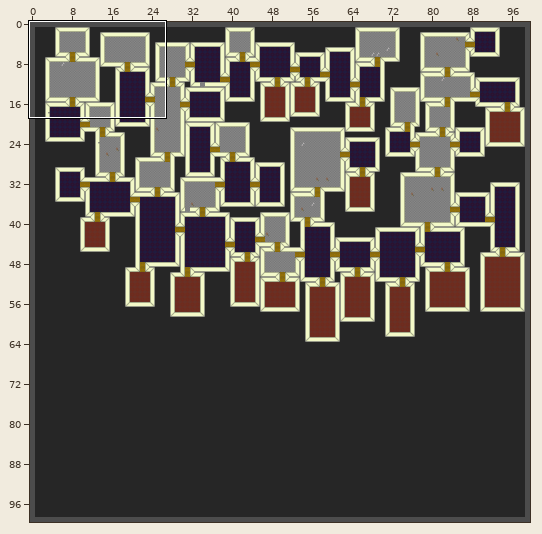
A Tiled map gets an edit: desktop/Maps/test.tmx. The picture above shows the old version from afar; the outline marks the close-up.
Close-up. Before:
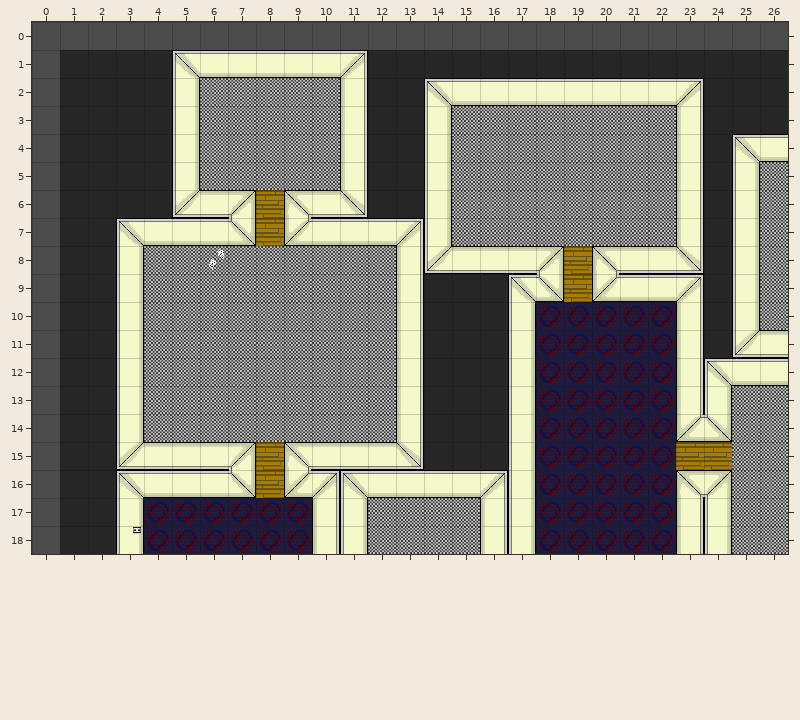
Cells are 32x32 px. Shown: x 0..26, y 0..18. The commit also changed other parts of the map, which this record leaves out.
The result:
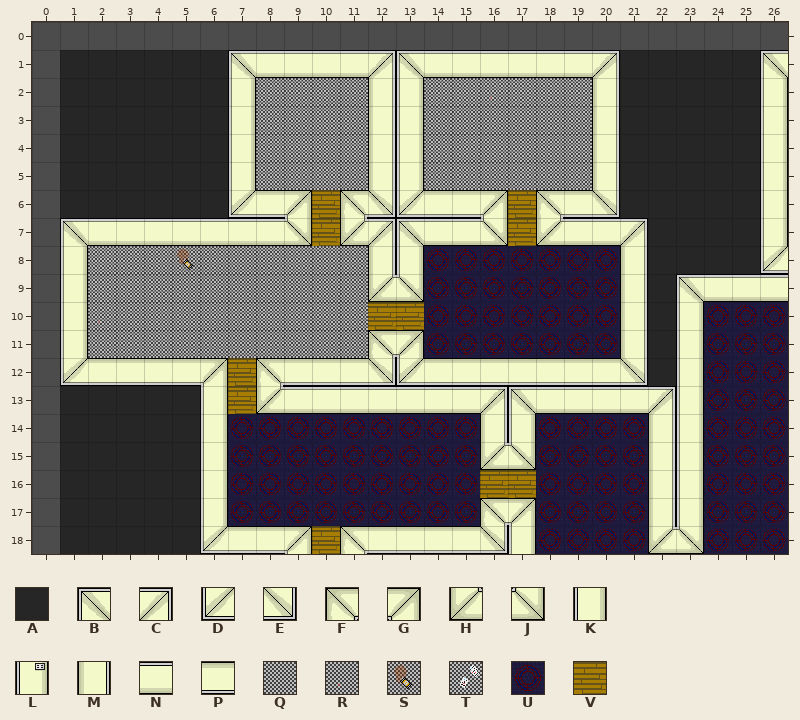
Key: from "Office01": A 0, B 2, C 3, D 4, E 5, F 6, G 7, H 8, J 9, K 10, L 11, M 20, N 30, P 40, Q 50, R 51, S 52, T 54, U 60, V 99.
_ is an empty cell.
Tiles replaced or removed in this view: A, B, C, D, E, F, G, H, J, K, L, M, N, P, Q, R, T, U, V.
Change:
Changed rows in their new state; . is an unchanged cell.
Layer "tileLayer":
first column x 1:
 1 ....AAB...NCBNNNNNNC.....B
 2 ....AAK...QMKQQRQQQMAAA..K
 3 ....AAK...QMKQ.....MAAA..K
 4 ....AAK...QMKQ.....MAAA.AK
 5 ....AAK...QMKQ.....MAAA.AK
 6 ....AADPGVFEDPPGVFPEAAA.AK
 7 BNN...NNJVHCBNNJVHNNCAA.AK
 8 KQQ.SQ.....MKUUUUUUUMAA.AD
 9 KQQ........HJUUUUUUUMABNNN
10 KRQ........VVUUUU...MAKUUU
11 KQQ........FGUUUU...MAKUUU
12 DPPPPGVFPPPEDPPPPPPPEAKUUU
13 ..AAAKVHNNNNNNNCBNNNNCKUUU
14 ..AAAKUUUUUUUUUM.....MKUUU
15 ..AAAKUUUUUUUUUHJ....MKUUU
16 ..AAAKUUUUUUUUUVV....MKUUU
17 ..AAAK...UUUUUUFG....MKUUU
18 ..AAADPPGVFPPPPE.....HJUUU
Boxes around the changes in both close-ups, in picture pixels (x1, y1, x2, y2):
changed: (60, 50, 788, 554)
